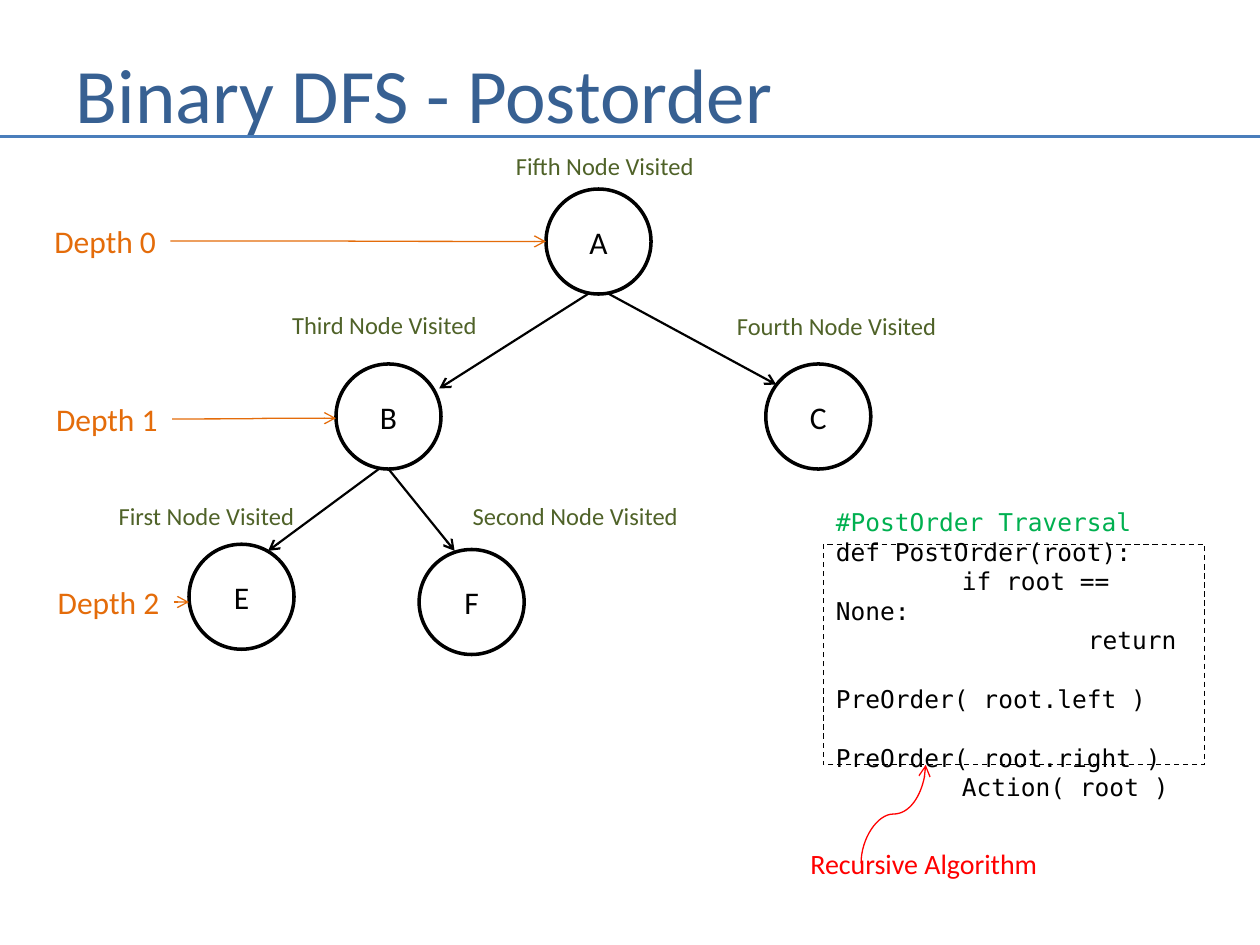
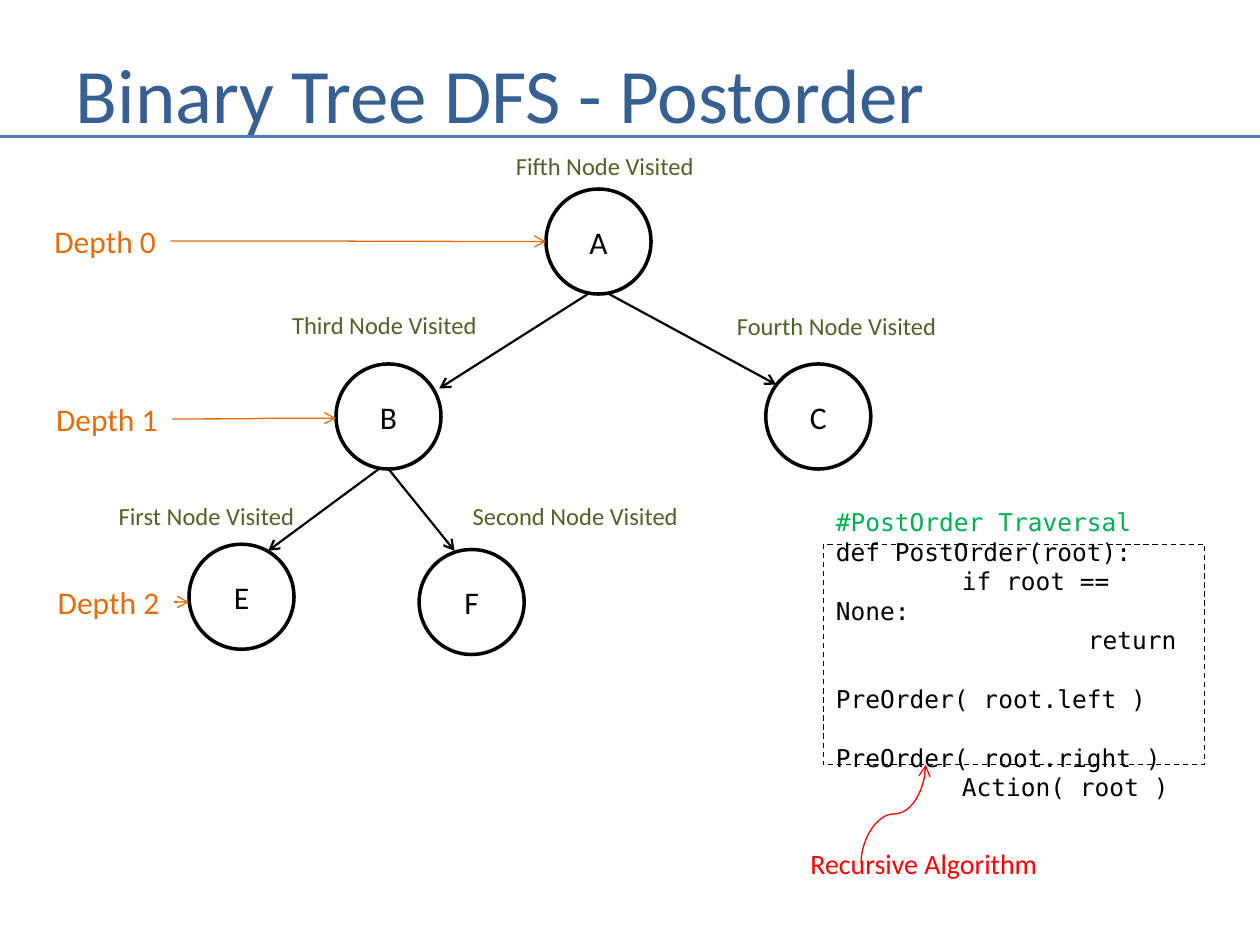
Before and after one commit to andrewferlitsch/Portland-Data-Science-Group, a slide deck: slide 13 of Presentations/AI - Graph Search.pptx. Drawn at 1260x945 pixels with LibreOffice and Linux fonts; fonts in the diff are those of the drawing. Boxes give left, top, right and bottom in pixels: in the first picture for what was removed or moved away, otherwise in the second. Text is boxed around its words. In the diff, an @@ line names an element or a change of style, - is before the commit and + after.

```diff
--- a/Presentations/AI - Graph Search.pptx
+++ b/Presentations/AI - Graph Search.pptx
@@ title at bbox=[76, 69, 925, 138]: text changed @@
-Binary DFS - Postorder
+Binary Tree DFS - Postorder
```
Also in this commit, not shown: 3 other slides changed, 1 other file.
